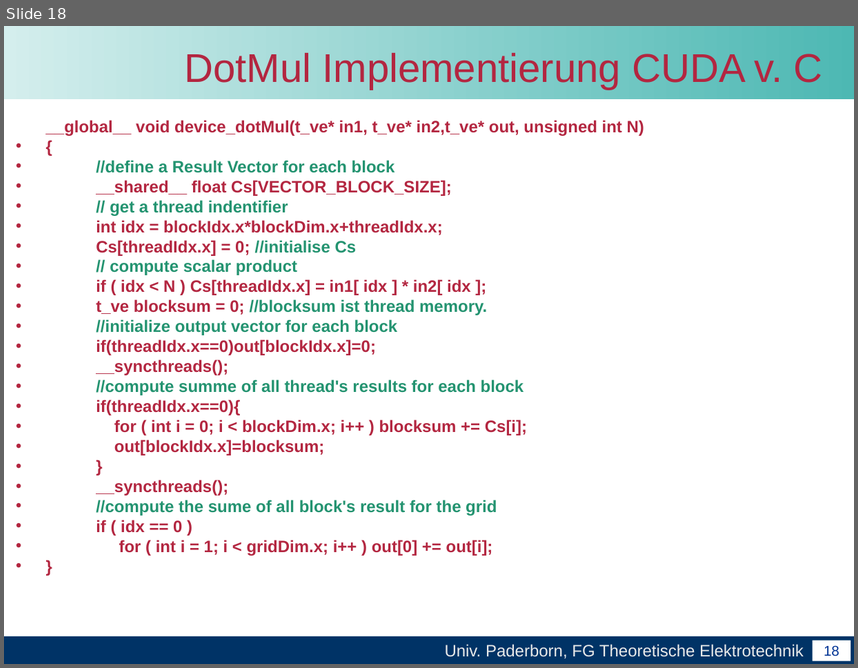
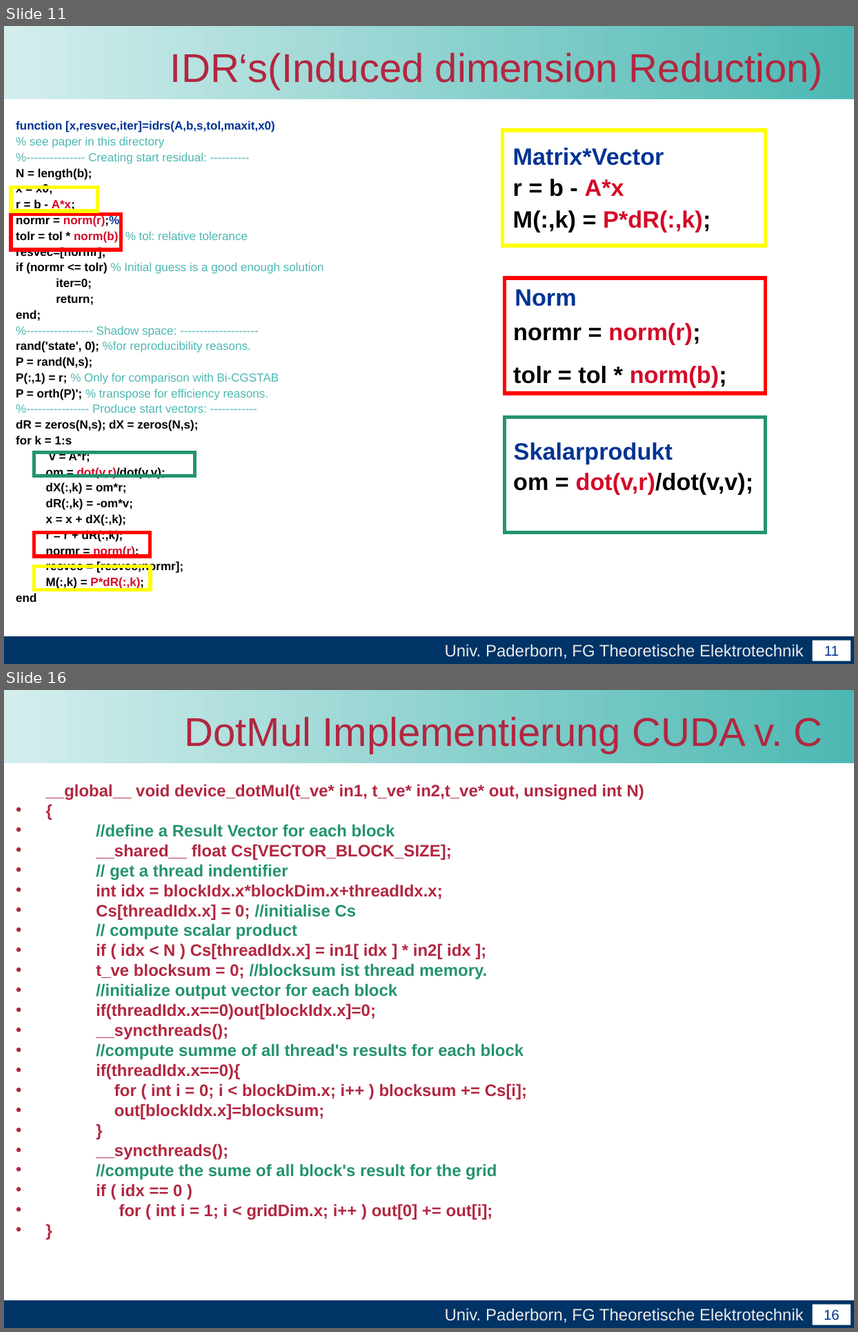
Before and after one commit to unconditional/projektarbeitcuda, a slide deck: Vortrag/Zwischenvortrag der Projektarbeit CUDA.ppt. Shown one above the other, each under a label of ours: slide 18 before the commit, slides 11 and 16 after it; the slides between them are not shown. The pictures are 858x668 and 858x1332 pixels, drawn with LibreOffice and Linux fonts; fonts in the diff are those of the drawing; background and template pictures are left out. Boxes give left, top, right and bottom in pixels: in the first picture for what was removed or moved away, otherwise in the second. Text is boxed around its words. In the diff, an @@ line names an element or a change of style, - is before the commit and + after.

```diff
--- a/Vortrag/Zwischenvortrag der Projektarbeit CUDA.ppt
+++ b/Vortrag/Zwischenvortrag der Projektarbeit CUDA.ppt
@@ slide 11 added at (x1=4, y1=26, x2=854, y2=664), background #FFFFFF; not listed: 4 template elements that a slide beside it also shows @@
@@ title added at (x1=170, y1=53, x2=823, y2=89), 34 pt, text #B32640 @@
+IDR‘s(Induced dimension Reduction)
@@ text added at (x1=16, y1=121, x2=324, y2=601), 10 pt, text #4DB8B3, bold @@
+function [x,resvec,iter]=idrs(A,b,s,tol,maxit,x0)
+% see paper in this directory
+%--------------- Creating start residual: ----------
+N = length(b);
+x = x0;
+r = b - A*x;
+normr = norm(r);%
+tolr = tol * norm(b); % tol: relative tolerance
+resvec=[normr];
+if (normr <= tolr) % Initial guess is a good enough solution
+  iter=0;
+  return;
+end;
+%----------------- Shadow space: --------------------
+rand('state', 0); %for reproducibility reasons.
+P = rand(N,s);
+P(:,1) = r; % Only for comparison with Bi-CGSTAB
+P = orth(P)'; % transpose for efficiency reasons.
+%---------------- Produce start vectors: ------------
+dR = zeros(N,s); dX = zeros(N,s);
+for k = 1:s
+v = A*r;
+om = dot(v,r)/dot(v,v);
+dX(:,k) = om*r;
+dR(:,k) = -om*v;
+x = x + dX(:,k);
+r = r + dR(:,k);
+normr = norm(r);
+resvec = [resvec;normr];
+M(:,k) = P*dR(:,k);
+end
@@ rectangle added at (x1=502, y1=131, x2=765, y2=246), outline #FFFF00 3 pt @@
@@ text added at (x1=513, y1=147, x2=664, y2=165), 20 pt, text #003394, bold @@
+Matrix*Vector
@@ rectangle added at (x1=11, y1=187, x2=98, y2=212), outline #FFFF00 3 pt @@
@@ text added at (x1=513, y1=178, x2=711, y2=232), 20 pt, text #000000, bold @@
+r = b - A*x
+M(:,k) = P*dR(:,k);
@@ rectangle added at (x1=11, y1=214, x2=121, y2=250), outline #FF0000 3 pt @@
@@ rectangle added at (x1=505, y1=278, x2=766, y2=393), outline #FF0000 3 pt @@
@@ text added at (x1=515, y1=289, x2=576, y2=306), 20 pt, text #003394, bold @@
+Norm
@@ text added at (x1=513, y1=323, x2=727, y2=388), 20 pt, text #000000, bold @@
+normr = norm(r);
+tolr = tol * norm(b);
@@ rectangle added at (x1=505, y1=417, x2=766, y2=532), outline #239370 3 pt @@
@@ rectangle added at (x1=34, y1=452, x2=194, y2=476), outline #239370 3 pt @@
@@ text added at (x1=514, y1=442, x2=673, y2=464), 20 pt, text #003394, bold @@
+Skalarprodukt
@@ text added at (x1=513, y1=472, x2=754, y2=494), 20 pt, text #000000, bold @@
+om = dot(v,r)/dot(v,v);
@@ rectangle added at (x1=34, y1=532, x2=150, y2=557), outline #FF0000 3 pt @@
@@ rectangle added at (x1=34, y1=566, x2=150, y2=590), outline #FFFF00 3 pt @@
@@ what was slide 18 is now slide 16 @@
@@ page number at (x1=824, y1=1309, x2=840, y2=1320): text changed @@
-18
+16
```
Also in this commit, not shown: 7 slides changed, 19 other slides added, 11 slides removed, 1 other file.
